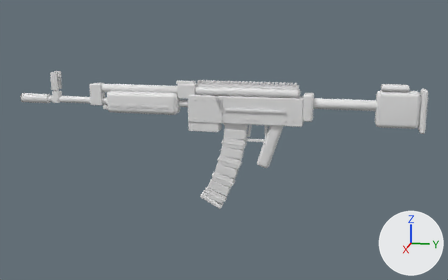
Before and after pictures for a commit that changed the Blender file assets_src/build/AK203.blend.
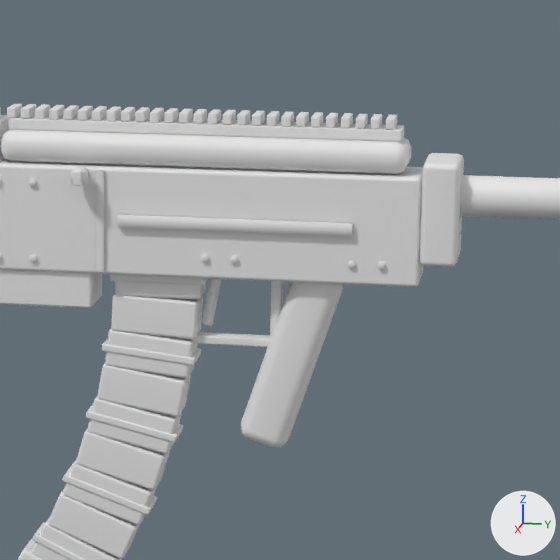
Each version appears first whole from a camera (50 mm lens) standing at (1.627, 0.216, 0.381) and looking at (-0.001, -0.11, -0.026), and next in a close-up on the part from 44% to 76% of the width and 19% to 70% of the height. Lighting does not change. The marker at lower right points along +X, +Y and +Z. The first two pictures are the older version.

Before the edit, the objects in view are built like this:
```python
me_cube = bpy.data.meshes.new('Cube')
me_cube.from_pydata(...)  # 4012 vertices, 3684 faces; spans x -0.026..0.042, y -0.703..0.415, z -0.222..0.15
# faces by material slot: [358, 2130, 62, 120, 960, 54]
me_cube.materials.append(mat_rifle_metal)  # white #e7e7e7
me_cube.materials.append(mat_rifle_metal_edge)  # white #e7e7e7
me_cube.materials.append(mat_rifle_bore)  # white #e7e7e7
me_cube.materials.append(mat_rifle_polymer)  # white #e7e7e7
me_cube.materials.append(mat_rifle_polymer_edge)  # white #e7e7e7
me_cube.materials.append(mat_rifle_rubber)  # white #e7e7e7
ob_ak203 = bpy.data.objects.new('AK203', me_cube)
ob_ak203.location = (0.0, 0.0, 0.0)
```
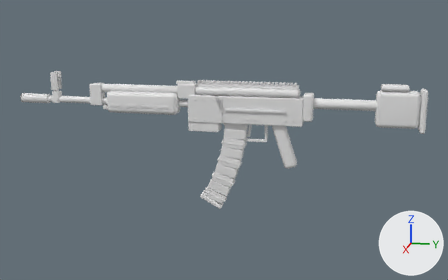
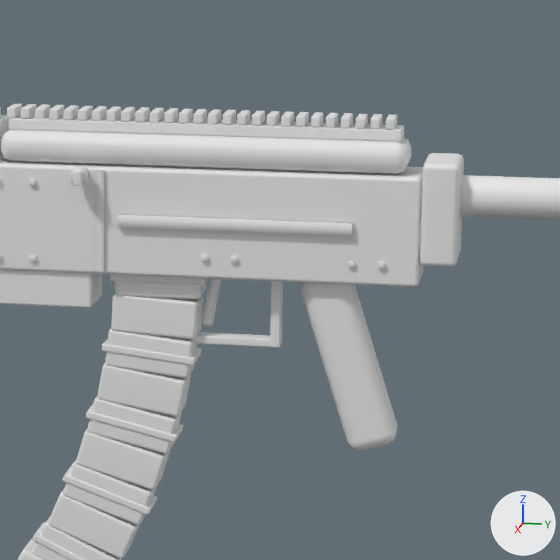
What the commit changed:
me_cube has 4012 vertices, 3684 faces and spans x -0.026..0.042, y -0.703..0.415, z -0.222..0.15.
me_cube is used by ob_ak203; location (0.0, 0.0, 0.0).
me_cube part 1: the loose piece of 56 vertices spanning x -0.015..0.015, y -0.017..0.051, z -0.097..0.032 is turned 36 degrees about the x axis through its middle, then moved by (0.0, 0.04, 0.002).

What differs and where, as boxes (x1, y1, x2, y2) in the close-ups (560 x 560 px; the box of a moved part takes in the faces that stretch with it):
part 1 of me_cube, moved or reshaped: before (241, 282, 343, 448); after (300, 283, 397, 451)
